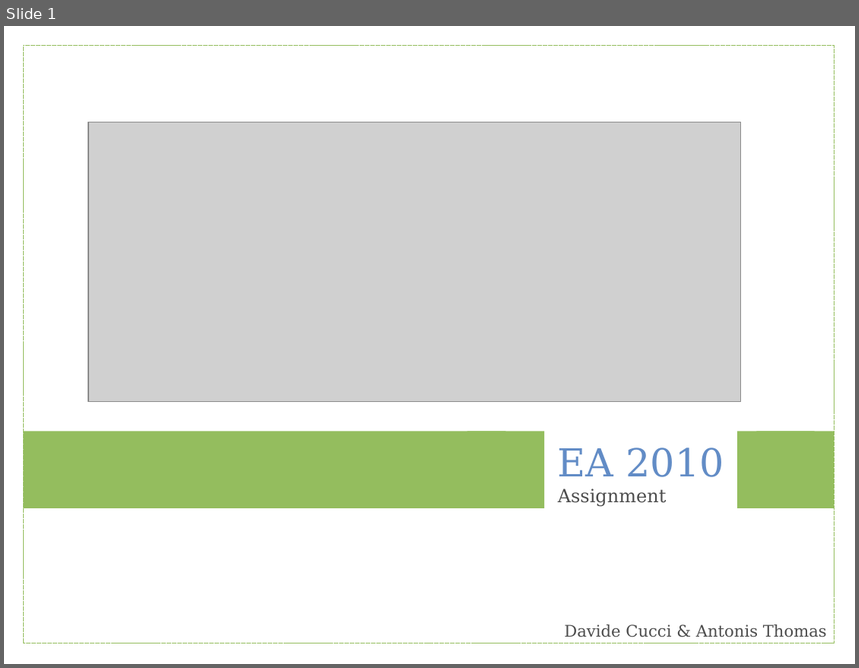
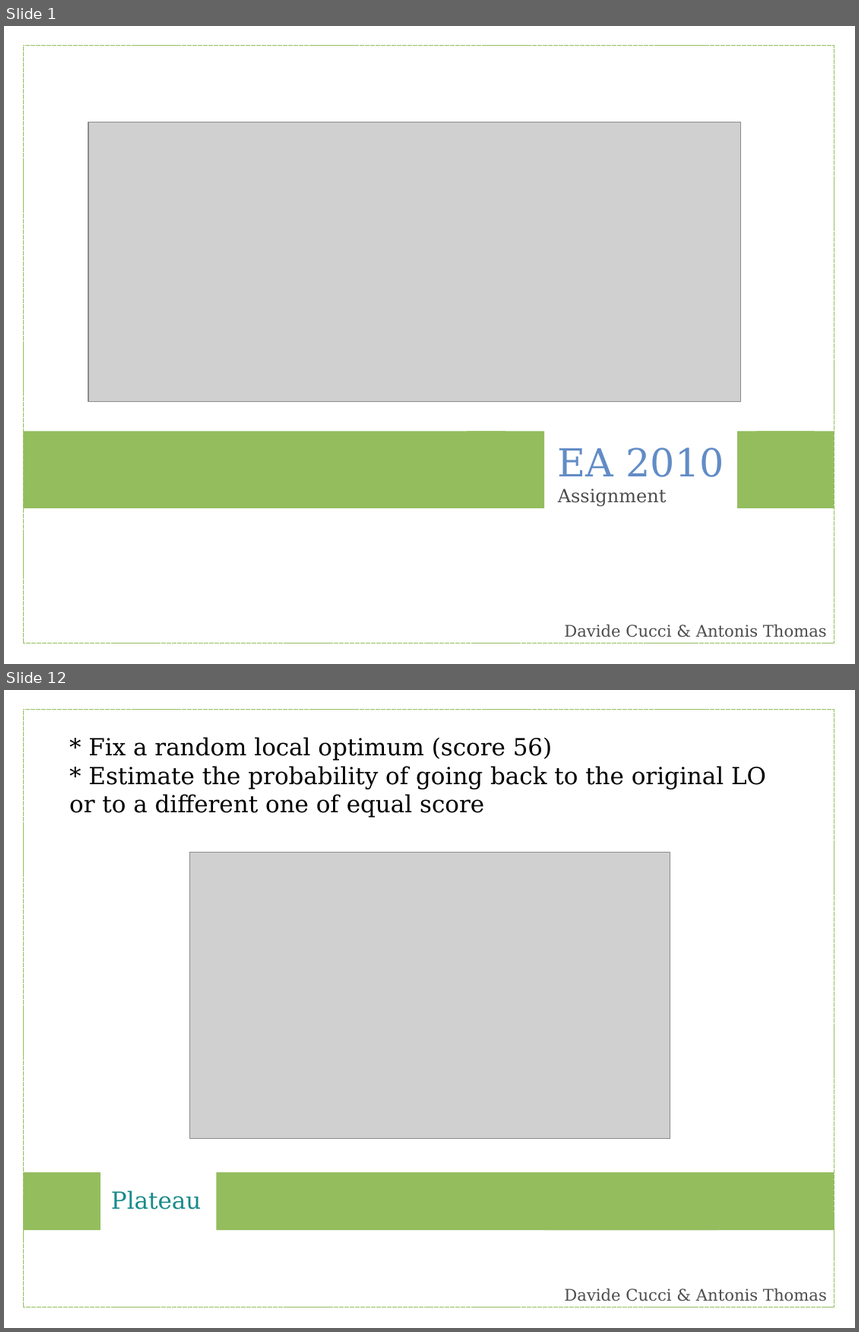
Before and after one commit to ufukhurriyetoglu/extreme-horsepower, a slide deck: EA2010/Report/eapres.odp. Shown one above the other, each under a label of ours: slide 1 before the commit, slides 1 and 12 after it; the slides between them are not shown. The pictures are 859x668 and 859x1332 pixels, drawn with LibreOffice and Linux fonts; fonts in the diff are those of the drawing; grey boxes stand for pictures. Boxes give left, top, right and bottom in pixels: in the first picture for what was removed or moved away, otherwise in the second. Text is boxed around its words. In the diff, an @@ line names an element or a change of style, - is before the commit and + after.

```diff
--- a/EA2010/Report/eapres.odp
+++ b/EA2010/Report/eapres.odp
@@ slide 12 added at box(4, 690, 855, 1328), background #FFFFFF @@
@@ rectangle added at box(23, 709, 835, 1308), outline #94BD5E 0 pt @@
@@ text added at box(69, 737, 766, 818), 22 pt, text #000000 @@
+* Fix a random local optimum (score 56)
+* Estimate the probability of going back to the original LO or to a different one of equal score
@@ picture added at box(190, 852, 671, 1138) @@
@@ rectangle added at box(23, 1173, 101, 1230), fill #94BD5E @@
@@ text added at box(111, 1191, 201, 1210), 22 pt, text #198A8A @@
+Plateau
@@ rectangle added at box(216, 1173, 718, 1230), fill #94BD5E @@
@@ rectangle added at box(544, 1173, 835, 1230), fill #94BD5E @@
@@ text added at box(564, 1289, 827, 1302), 15 pt, text #4C4C4C @@
+Davide Cucci & Antonis Thomas
```
Also in this commit, not shown: 1 slide changed, 19 other slides added, 15 slides removed.
